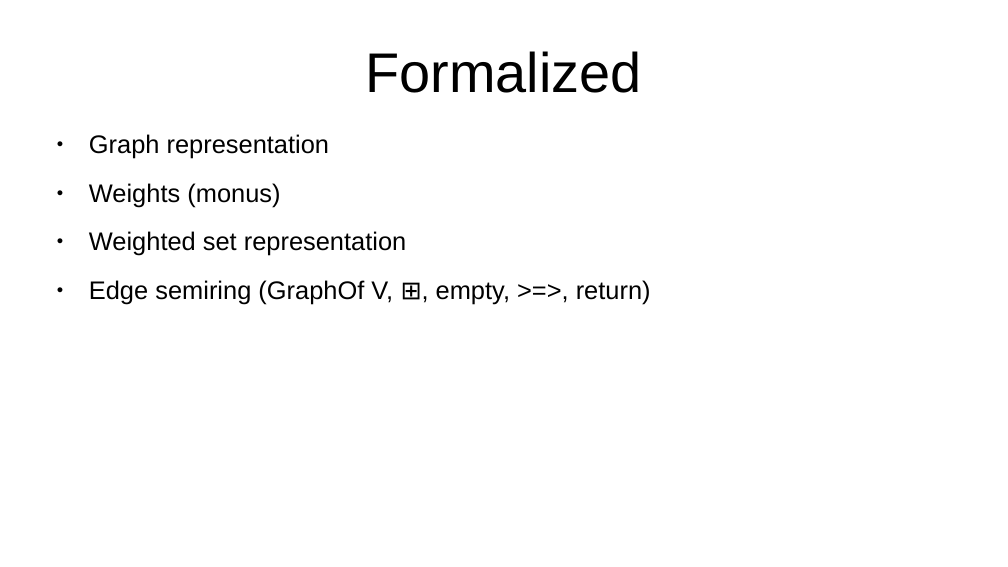
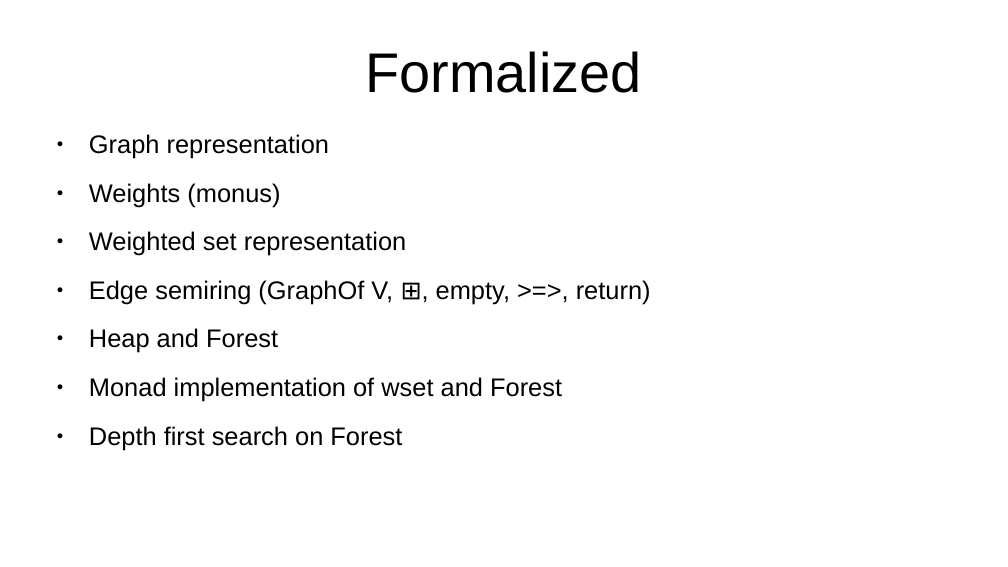
Before and after one commit to ThomdenDK/POCS, a slide deck: slide 4 of POCS_Exam.odp. Drawn at 1008x567 pixels with LibreOffice and Linux fonts; fonts in the diff are those of the drawing. Boxes give left, top, right and bottom in pixels: in the first picture for what was removed or moved away, otherwise in the second. Text is boxed around its words. In the diff, an @@ line names an element or a change of style, - is before the commit and + after.

```diff
--- a/POCS_Exam.odp
+++ b/POCS_Exam.odp
@@ text at (89,328,562,450): paragraphs added @@
+● Heap and Forest
+● Monad implementation of wset and Forest
+● Depth first search on Forest
```
Also in this commit, not shown: 3 other slides changed, 14 slides added, 3 other files.
